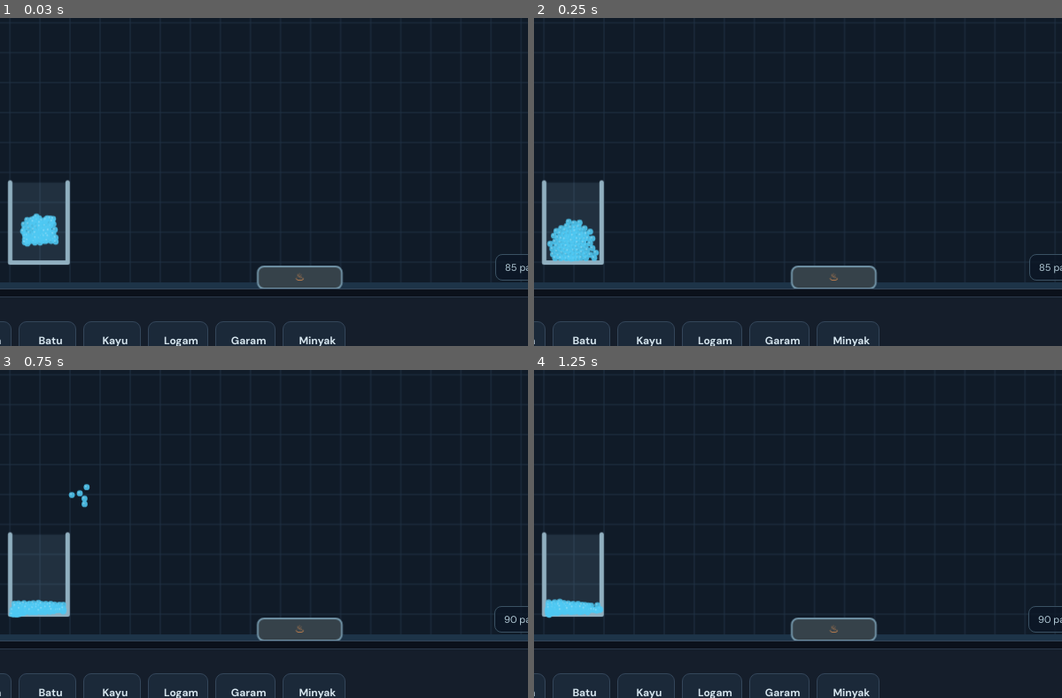
Above: before the commit, frames 1-4 (two rows, left to right).
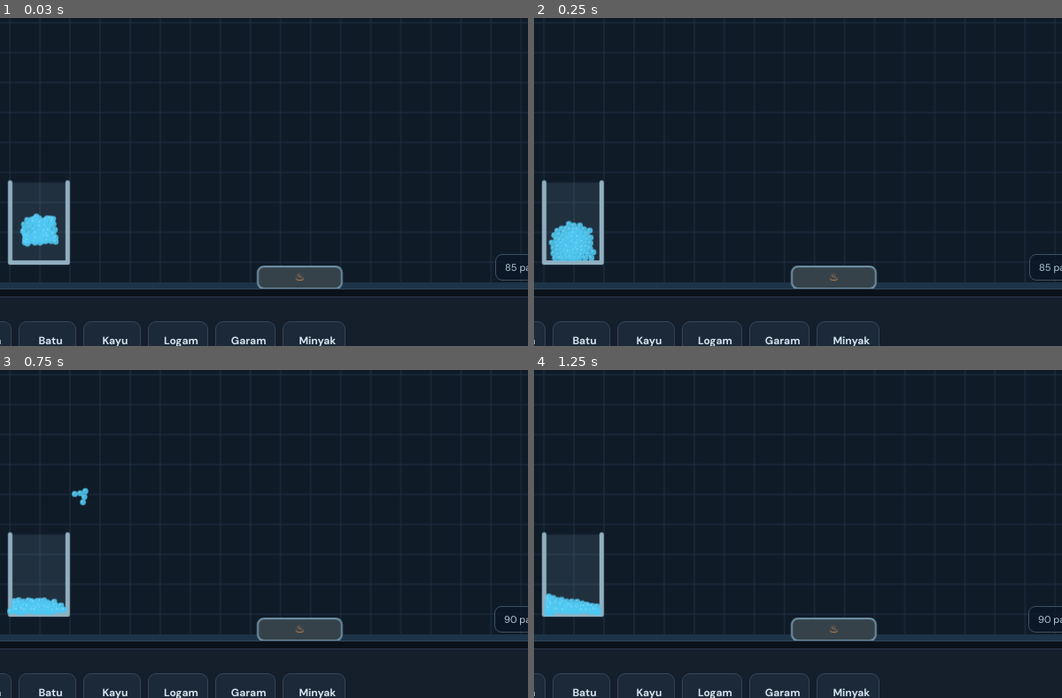
Above: after the commit, the same moments.

Repository: vexelkang-cell/gamepai
Game: browser game, page games/water-simulator/index.html
Same seed, same stepped clock (60 frames per second), same inputs: the game is played once before the commit and once after it.
Inputs (mouse positions are % of the whole screen's width and height, from its top left):
- Up to frame 1 (0.03 s): no input
- Up to frame 2 (0.25 s): no input
- Up to frame 3 (0.75 s): click (50, 37) at 0.27 s
- Up to frame 4 (1.25 s): tap Space at 1.1 s
The pictures show only the part of the screen within x 42-92%, y 25-75%; the shares and areas given below are measured in that part.

Frame 1 is identical in both runs. In frame 2, 0.2% of the frame differs, in the area x 2-13%, y 61-75%; in frame 3, 0.3%, in the area x 1-18%, y 34-76%; in frame 4, 0.2%.

Commit message:
Apply cohesion across liquid neighbor range

Diff:
--- a/games/water-simulator/index.html
+++ b/games/water-simulator/index.html
@@ -266,7 +266,7 @@
       else if((p.type==='Kayu'||p.type==='Minyak')&&p.temp>180){p.type='Api';p.r=props.Api.r;p.life=160}
       else if(p.type==='Api'&&p.life<0){p.type='Asap';p.r=props.Asap.r;p.life=190}
       if((p.type==='Api'||p.type==='Asap')&&p.life<0){pool.push(p);particles[i]=particles[particles.length-1];particles.pop();continue;}
-      p.vy+=grav*.16*pr.density*dt;p.vx*=Math.pow(pr.drag,dt);p.vy*=Math.pow(pr.drag,dt);if(p.type==='Air'){}
+      p.vy+=grav*.16*pr.density*dt;p.vx*=Math.pow(pr.drag,dt);p.vy*=Math.pow(pr.drag,dt);
       p.vx=Math.max(-8,Math.min(8,p.vx));p.vy=Math.max(-8,Math.min(8,p.vy));
       p.x+=p.vx*dt;p.y+=p.vy*dt;
       if(p.x<p.r){p.x=p.r;p.vx=Math.abs(p.vx)*.35}if(p.x>W-p.r){p.x=W-p.r;p.vx=-Math.abs(p.vx)*.35}
@@ -275,7 +275,7 @@
       for(let o of objects)if(Math.abs(p.x-o.x)<o.w/2+35&&Math.abs(p.y-o.y)<o.h/2+35)containWater(p,o);
     }
     for(let i=0;i<particles.length;i++){let p=particles[i],gx=Math.max(0,Math.min(cols-1,Math.floor(p.x/cell))),gy=Math.max(0,Math.min(rows-1,Math.floor(p.y/cell))),key=gy*cols+gx;if(heads[key]===-1)activeCells.push(key);p.next=heads[key];heads[key]=i}
-    for(let i=0;i<particles.length;i++){let p=particles[i],g …(360 unchanged characters)… .r+q.r)*(waterPair?.94:.78);if(d2>0.01&&d2<min*min){let d=Math.sqrt(d2),nx=dx/d,ny=dy/d;if …(550 unchanged characters)…
+    for(let i=0;i<particles.length;i++){let p=particles[i],g …(360 unchanged characters)… .r+q.r)*(waterPair?.94:.78);if(d2>0.01&&(d2<min*min||(waterPair&&d2<Math.pow((p.r+q.r)*2.35,2)))){let d=Math.sqrt(d2),nx=dx/d,ny=dy/d;if …(550 unchanged characters)…
     // Air bergerak bebas dan dapat meluap melewati bibir wadah.
   }
   function drawObject(o){ctx.save();ctx.translate(o.x,o.y);ctx.rotate(o.angle);let w=o.w,h=o.h;ctx.lineWidth=5;ctx.lineCap='round';ctx.lineJoin='round';ctx.strokeStyle=selected===o?'#7beafa':'#91afbf';ctx.fillStyle='#314b5d';
